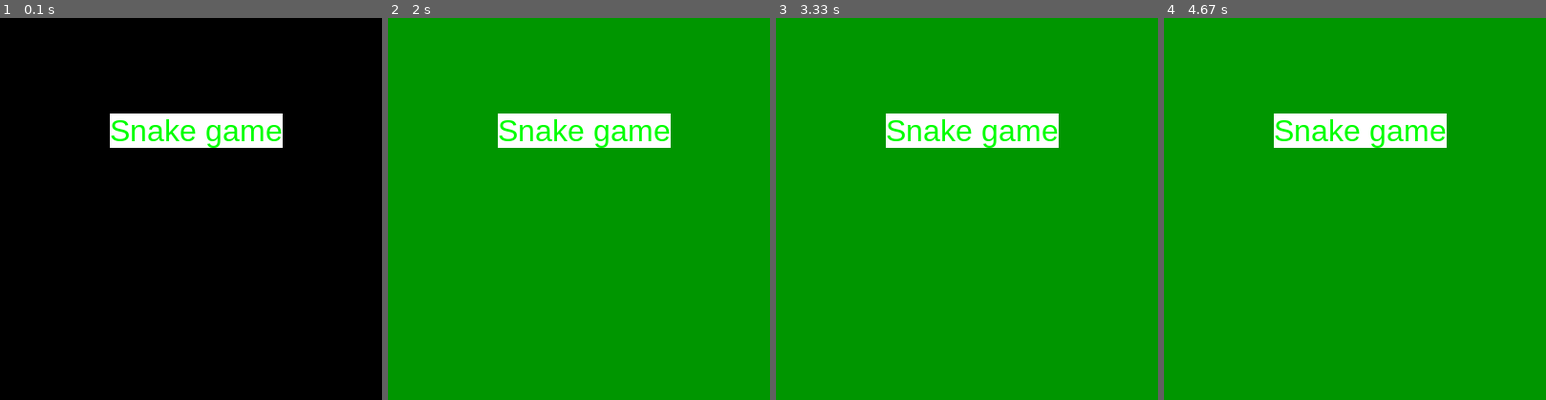
Above: before the commit, frames 1-4 (left to right).
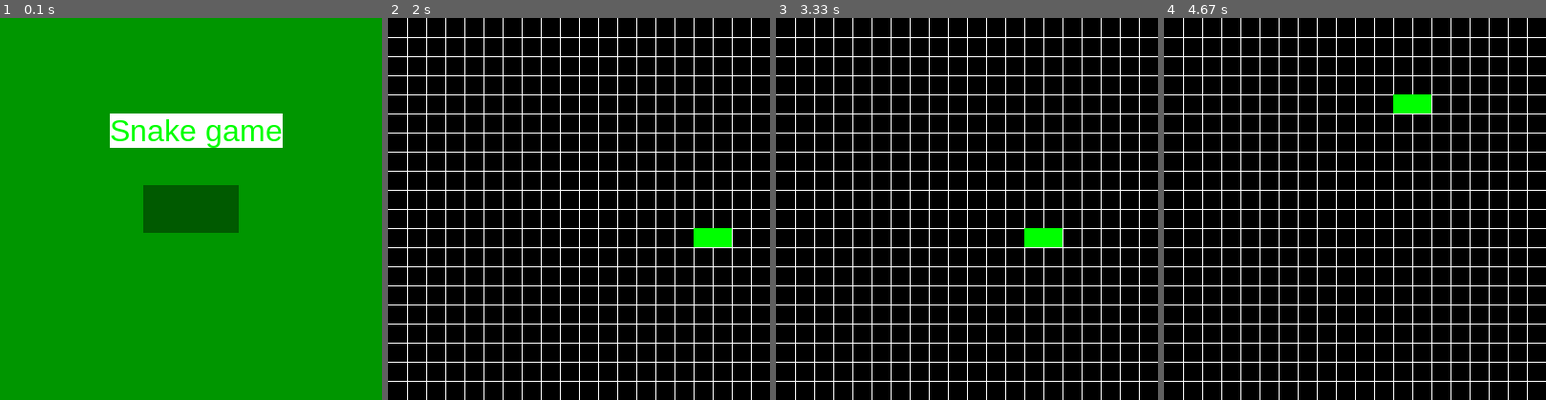
Above: after the commit, the same moments.

Repository: bogdns/bin_project
Game: pygame game, started from game.py
Two runs of this game, one before a commit and one after it. Both use one fixed random seed, a clock stepped at 60 frames per second and the inputs below.
Inputs (mouse positions are in pixels of both pictures, inside the frame that each line leads up to):
- Up to frame 1 (0.1 s): no input
- Up to frame 2 (2 s): press the mouse at (556, 197) at 0.37 s; move the mouse to (609, 197) at 0.47 s; release the mouse at (666, 201) at 0.6 s; click (556, 197) at 0.73 s, where only the run after the commit has a clickable "Play"; press the mouse at (556, 197) at 1.03 s; move the mouse to (621, 216) at 1.13 s; release the mouse at (689, 239) at 1.27 s; click (556, 197) at 1.4 s, where only the run after the commit has a clickable "Play"; press the mouse at (556, 197) at 1.7 s; move the mouse to (552, 254) at 1.8 s; release the mouse at (548, 308) at 1.93 s
- Up to frame 3 (3.33 s): click (944, 197) at 2.07 s, where only the run after the commit has a clickable "Play"; press the mouse at (944, 197) at 2.37 s; move the mouse to (898, 163) at 2.47 s; release the mouse at (856, 132) at 2.6 s; press the mouse at (944, 197) at 3.2 s; move the mouse to (909, 273) at 3.3 s
- Up to frame 4 (4.67 s): release the mouse at (1263, 354) at 3.43 s; hold Up 3.5-3.8 s; hold Left 3.83-4.3 s; hold Right from 4.33 s (still down)

The runs differ from the first frame. In frame 1, 96% of the frame differs, in the area x 0-100%, y 0-100%; in frame 2, 100%; in frame 3, 100%; in frame 4, 100%.

Commit message:
big changes

Diff:
--- a/death.py
+++ b/death.py
@@ -1,18 +1,19 @@
 from setting import *
 import pygame as pg
 
-
 class Death:
-    def __init__(self, pos, window, run):
+    def __init__(self, pos, window, death):
         self.pos = pos
         self.window = window
-        # self.font = pg.font.SysFont('comicsansms', 32)
-        self.death = False
+        self.font = pg.font.SysFont('comicsansms', 32)
+        self.death = death
 
     def field_check(self):
         headX = self.pos[-1][0]
         headY = self.pos[-1][1]
-        if (headX > ROWS or headX < 0) or (headY > ROWS or headY < 0):
+        if headX > ROWS or headX < 0 or headY > ROWS or headY < 0:
             self.window.fill((0, 0, 0))
-            # self.font.render("Game over", 1, (255, 255, 255), (255, 255, 255))
+            death_text = self.font.render("Game over", 1, (0, 0, 0), (255, 255, 255))
+            self.window.blit(death_text, (50, 50))
             self.death = True
+            return self.death
--- a/game.py
+++ b/game.py
@@ -3,4 +3,4 @@
 
 pg.init()
 screen = Window()
-screen.update()
+screen.update_display()
--- a/snake.py
+++ b/snake.py
@@ -5,13 +5,13 @@
 
 class Snake:
     def __init__(self, window):
+        self.pos = deque()  # positions of the snake(what cells is it on)
+        self.pos.append((ROWS // 2, ROWS // 2))  # places head of the snake in the center
+        self.pos.append((ROWS // 2 + 1, ROWS // 2 + 1))  # places body of the snake in the center
         self.window = window
         self.directionX = 1
         self.directionY = 0
-        self.pos = deque()  # positions of the snake(what cells is it on)
         self.distanceBetween = WIDTH // ROWS
-        self.pos.append((ROWS // 2, ROWS // 2))  # places head of the snake in the center
-        self.pos.append((ROWS // 2 + 1, ROWS // 2 + 1))  # places body of the snake in the center
 
     def draw_green_cell(self, cords):
         pg.draw.rect(self.window, (0, 255, 0), (*cords, self.distanceBetween, self.distanceBetween))
--- a/window.py
+++ b/window.py
@@ -12,10 +12,11 @@
         self.distanceBetween = WIDTH // ROWS
         self.snake = Snake(self.window)
         self.clock = pg.time.Clock()
-        self.run = True
-        self.death = Death(self.snake.pos, self.window, self.run)
         self.menu = True
+        self.gameb = False
+        self.death = False
         self.font = pg.font.SysFont('arial', 32)
+        self.Death = Death(self.snake.pos, self.window, self.death)
 
     def draw_matrix(self):
         matrixX = 0
@@ -26,25 +27,29 @@
             pg.draw.line(self.window, (255, 255, 255), (matrixX, 0), (matrixY, HEIGHT))
             pg.draw.line(self.window, (255, 255, 255), (0, matrixY), (WIDTH, matrixY))
 
-    def update(self):
-        while self.run:
-            while self.menu:
-                self.clock.tick(20)
-                self.draw_menu()
-                for event in pg.event.get():
-                    if event.type == pg.QUIT:
-                        self.run = False
-                        exit()
+    def main_menu(self):
+        while self.menu:
+            self.window.fill((0, 150, 0))
+            self.menu_update()
+            for event in pg.event.get():
+                if event.type == pg.QUIT:
+                    self.run = False
+                    exit()
+            pg.display.update()
 
-                pg.display.update()
-                self.window.fill((0, 150, 0))
-
+    def game(self):
+        while self.gameb:
             self.clock.tick(20)
             self.draw_matrix()
             self.snake.update()
-            self.death.field_check()
-            if self.death.death is True:
-                self.run = False
+            self.death = self.Death.field_check()
+            if self.death is True:
+                self.menu = True
+                self.gameb = False
+                self.snake.pos.clear()
+                self.snake.pos.append((ROWS // 2, ROWS // 2))  # places head of the snake in the center
+                self.snake.pos.append((ROWS // 2 + 1, ROWS // 2 + 1))  # places body of the snake in the center
+
             for event in pg.event.get():
                 if event.type == pg.QUIT:
                     self.run = False
@@ -53,6 +58,26 @@
             pg.display.update()
             self.window.fill((0, 0, 0))
 
-    def draw_menu(self):
+    def update_display(self):
+        while True:
+            self.main_menu()
+            self.game()
+
+    def menu_update(self):
         main_text = self.font.render("Snake game", 1, (0, 255, 0), (255, 255, 255))
-        self.window.blit(main_text, ((WIDTH -170) // 2, HEIGHT // 4))
+        play_text = self.font.render("Play", 1, (255, 0, 0), (255, 255, 255))
+
+        mouse = pg.mouse.get_pos()
+        click = pg.mouse.get_pressed()
+
+        self.window.blit(main_text, ((WIDTH - 170) // 2, HEIGHT // 4))
+        self.window.blit(play_text, ((WIDTH - 100) // 2, (HEIGHT - 50) // 2))
+        pg.draw.rect(self.window, (0, 90, 0), ((WIDTH - 100) // 2, (HEIGHT - 50) // 2, 100, 50))
+
+        if (mouse[0] >= (WIDTH - 100) // 2) and (mouse[0] <= (WIDTH // 2)) and (mouse[1] >= ((HEIGHT - 50) // 2)) and (
+                mouse[1] <= (HEIGHT // 2)):
+            pg.draw.rect(self.window, (0, 255, 0), ((WIDTH - 100) // 2, (HEIGHT - 50) // 2, 100, 50))
+            if click[0] == 1:
+                self.menu = False
+                self.death = False
+                self.gameb = True
